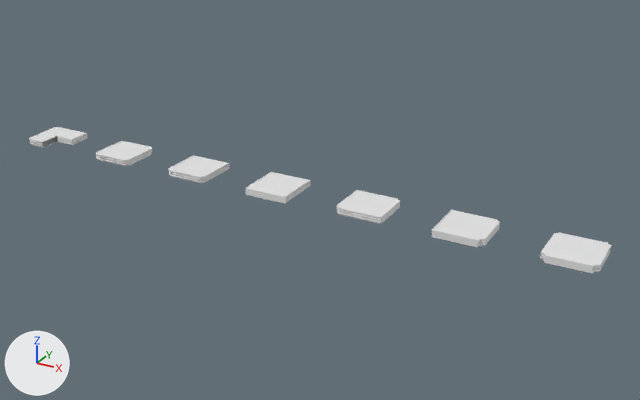
One commit to the Blender file assets/new_models/environment.blend: the scene before it, then after it.
The view is the same before and after, from a 50 mm camera at (12.73, -14.12, 7.4) aimed at (4.71, 0.45, 0.12). Every picture has the same lights, and +X, +Y and +Z are marked at lower left.

Objects in the first picture: 'CountertopI', 'CountertopL', 'CountertopO', 'CountertopPartInsideCorner', 'CountertopPartOutsideCorner', 'CountertopPartStraight', 'CountertopT', 'CountertopU', 'CountertopX'.
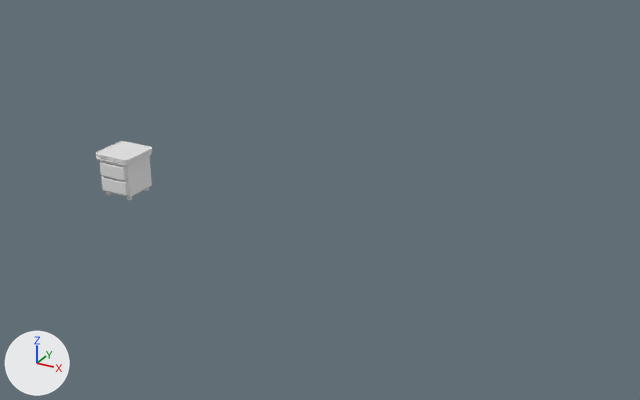
Commit message: wip new kitchen cabinets

Edits to the bpy script that builds the scene:
```text
Change me_plane_023:
    used by ob_countertopt; location = (8.0, 0.0, 0.0); rotation_euler = (0.0, 0.0, -3.142), in degrees (0, 0, -180)
    remove me_plane_023.from_pydata(...)  # 246 vertices, 204 faces; spans x -0.5..0.47, y -0.5..0.5, z 0.35..0.5
    add me_plane_023.from_pydata(...)  # 445 vertices, 356 faces; spans x -0.5..0.47, y 0.0..1.0, z 0.35..0.5
    me_plane_023 part 5: 225 vertices removed from x -0.5..0.47, y -0.5..0.5, z 0.35..0.5; 424 vertices added at x -0.5..0.47, y 0.0..1.0, z 0.35..0.5
Change me_plane_027:
    used by ob_countertopx; location = (10.0, 0.0, 0.0); rotation_euler = (0.0, 0.0, -4.712), in degrees (0, 0, -270)
    remove me_plane_027.from_pydata(...)  # 344 vertices, 296 faces; spans x -0.5..0.5, y -0.5..0.5, z 0.35..0.5
    add me_plane_027.from_pydata(...)  # 728 vertices, 584 faces; spans x -0.5..0.5, y -0.5..0.5, z 0.35..0.5
    me_plane_027 part 1: 28 vertices moved from x -0.5..-0.408, y 0.408..0.5, z 0.375..0.45 to x -0.5..-0.403, y 0.403..0.5, z 0.365..0.46; 12 vertices removed from x -0.5..-0.4, y 0.4..0.5, z 0.375..0.45; 108 vertices added at x -0.5..-0.39, y 0.39..0.5, z 0.365..0.46
    me_plane_027 part 2: 28 vertices moved from x -0.5..-0.408, y -0.5..-0.408, z 0.375..0.45 to x -0.5..-0.403, y -0.5..-0.403, z 0.365..0.46; 12 vertices removed from x -0.5..-0.4, y -0.5..-0.4, z 0.375..0.45; 108 vertices added at x -0.5..-0.39, y -0.5..-0.39, z 0.365..0.46
Change me_plane_008:
    remove me_plane_008.from_pydata(...)  # 274 vertices, 216 faces; spans x -0.47..0.47, y -0.47..0.5, z 0.35..0.5
    add me_plane_008.from_pydata(...)  # 454 vertices, 416 faces; spans x -0.47..0.5, y -0.47..0.47, z 0.35..0.5
    me_plane_008 part 6: the loose piece of 100 vertices spanning x 0.0..0.47, y -0.47..0.0, z 0.35..0.5 is deleted
    me_plane_008 part 7: 130 vertices removed from x -0.47..0.47, y -0.47..0.5, z 0.35..0.5; 410 vertices added at x -0.47..0.5, y -0.47..0.47, z 0.35..0.5
Change me_plane_012:
    used by ob_countertopi; location = (4.0, 0.0, 0.0); rotation_euler = (0.0, 0.0, 3.142), in degrees (0, 0, 180)
    remove me_plane_012.from_pydata(...)  # 148 vertices, 112 faces; spans x -0.47..0.47, y -0.5..0.5, z 0.35..0.5
    add me_plane_012.from_pydata(...)  # 186 vertices, 128 faces; spans x -0.47..0.47, y 0.0..1.0, z 0.35..0.5
    me_plane_012 part 3: 120 vertices removed from x -0.47..0.47, y -0.5..0.5, z 0.35..0.5; 158 vertices added at x -0.47..0.47, y 0.0..1.0, z 0.35..0.5
Change me_plane_019:
    used by ob_countertopl; location = (6.0, 0.0, 0.0); rotation_euler = (0.0, 0.0, -1.571), in degrees (0, 0, -90)
    remove me_plane_019.from_pydata(...)  # 260 vertices, 210 faces; spans x -0.5..0.47, y -0.47..0.5, z 0.35..0.5
    add me_plane_019.from_pydata(...)  # 452 vertices, 386 faces; spans x -0.5..0.47, y -0.47..0.5, z 0.35..0.5
    me_plane_019 part 4: 72 vertices moved from x -0.5..0.47, y -0.47..0.5, z 0.375..0.45 to x -0.5..0.46, y -0.46..0.5, z 0.365..0.46; 88 vertices removed from x -0.5..0.47, y -0.47..0.5, z 0.35..0.5; 280 vertices added at x -0.5..0.47, y -0.47..0.5, z 0.365..0.46
Change ob_countertoppartinsidecorner:
    add ob_countertoppartinsidecorner.hide_set(True)  # its collection is switched off
Change ob_countertoppartoutsidecorner:
    add ob_countertoppartoutsidecorner.hide_set(True)  # its collection is switched off
Change ob_countertoppartstraight:
    add ob_countertoppartstraight.hide_set(True)  # its collection is switched off
Change ob_countertopt:
    remove _m = ob_countertopt.modifiers.new('Bevel', 'BEVEL')
    remove _m.width = 0.01
    remove _m.width_pct = 0.01
    remove _m.segments = 2
    remove _m.limit_method = 'WEIGHT'
    ob_countertopt.location: (8.0, 0.0, 0.0) -> (8.0, 0.5, 0.0)
    ob_countertopt.rotation_euler: (0.0, 0.0, -3.142) -> (0.0, 0.0, 3.142)  # degrees (0, 0, -180) -> degrees (0, 0, 180)
    add ob_countertopt.hide_set(True)
Change ob_countertopx:
    remove _m = ob_countertopx.modifiers.new('Bevel', 'BEVEL')
    remove _m.width = 0.01
    remove _m.width_pct = 0.01
    remove _m.segments = 2
    remove _m.limit_method = 'WEIGHT'
    add ob_countertopx.hide_set(True)
Change ob_countertopu:
    remove _m = ob_countertopu.modifiers.new('Bevel', 'BEVEL')
    remove _m.width = 0.01
    remove _m.width_pct = 0.01
    remove _m.segments = 2
    remove _m.limit_method = 'WEIGHT'
    ob_countertopu.rotation_euler: (0.0, 0.0, 0.0) -> (0.0, 0.0, -4.712)  # degrees (0, 0, 0) -> degrees (0, 0, -270)
    add ob_countertopu.hide_set(True)
Change ob_countertopo:
    remove _m = ob_countertopo.modifiers.new('Bevel', 'BEVEL')
    remove _m.width = 0.01
    remove _m.width_pct = 0.01
    remove _m.segments = 2
    remove _m.limit_method = 'WEIGHT'
Change ob_countertopi:
    ob_countertopi.location: (4.0, 0.0, 0.0) -> (6.0, 0.5, 0.0)
    remove _m = ob_countertopi.modifiers.new('Bevel', 'BEVEL')
    remove _m.width = 0.01
    remove _m.width_pct = 0.01
    remove _m.segments = 2
    remove _m.limit_method = 'WEIGHT'
    add ob_countertopi.hide_set(True)
Change ob_countertopl:
    ob_countertopl.location: (6.0, 0.0, 0.0) -> (4.0, 0.0, 0.0)
    remove _m = ob_countertopl.modifiers.new('Bevel', 'BEVEL')
    remove _m.width = 0.01
    remove _m.width_pct = 0.01
    remove _m.segments = 2
    remove _m.limit_method = 'WEIGHT'
    add ob_countertopl.hide_set(True)
Add ob_cabinetdoors:
    ob_cabinetdoors = bpy.data.objects.new('CabinetDoors', me_cube_003)  # 64 vertices, 54 faces; spans x -0.35..0.35, y -0.471..-0.4, z -0.35..0.3; modifiers BEVEL
    ob_cabinetdoors.location = (0.0, 0.0, 0.0)
Add ob_cabinetfeet:
    ob_cabinetfeet = bpy.data.objects.new('CabinetFeet', me_cylinder)  # 416 vertices, 388 faces; spans x -0.06..0.66, y -0.66..0.06, z -0.05..0.05; modifiers BEVEL
    ob_cabinetfeet.location = (-0.3, 0.3, -0.45)
Add ob_cabinetbody:
    ob_cabinetbody = bpy.data.objects.new('CabinetBody', me_cube_001)  # a box spanning x -0.4..0.4, y -0.4..0.4, z -0.4..0.35; modifiers BEVEL
    ob_cabinetbody.location = (0.0, 0.0, 0.0)
```

What differs and where, as boxes [x1, y1, x2, y2] in the pictures (640 x 400 px):
'CountertopX', hidden
    before: [540, 232, 611, 273]
'CountertopT', hidden
    before: [431, 210, 500, 247]
'CountertopL', hidden
    before: [336, 190, 400, 224]
'CountertopI', hidden
    before: [245, 171, 311, 204]
'CountertopU', hidden
    before: [168, 155, 230, 183]
'CabinetBody', added
    after: [100, 156, 152, 197]
'CabinetDoors', added
    after: [100, 162, 128, 195]
'CountertopPartStraight', hidden
    before: [57, 130, 88, 145]
'CountertopPartOutsideCorner', hidden
    before: [29, 133, 56, 148]
'CountertopPartInsideCorner', hidden
    before: [42, 127, 71, 142]
'CabinetFeet', added
    after: [106, 187, 149, 200]
part 1 of me_plane_027, built on
    before: [540, 253, 569, 268]
part 2 of me_plane_027, built on
    before: [568, 256, 606, 273]
part 6 of me_plane_008, deleted
    before: [184, 167, 216, 183]
part 7 of me_plane_008, built on
    before: [169, 155, 230, 180]
